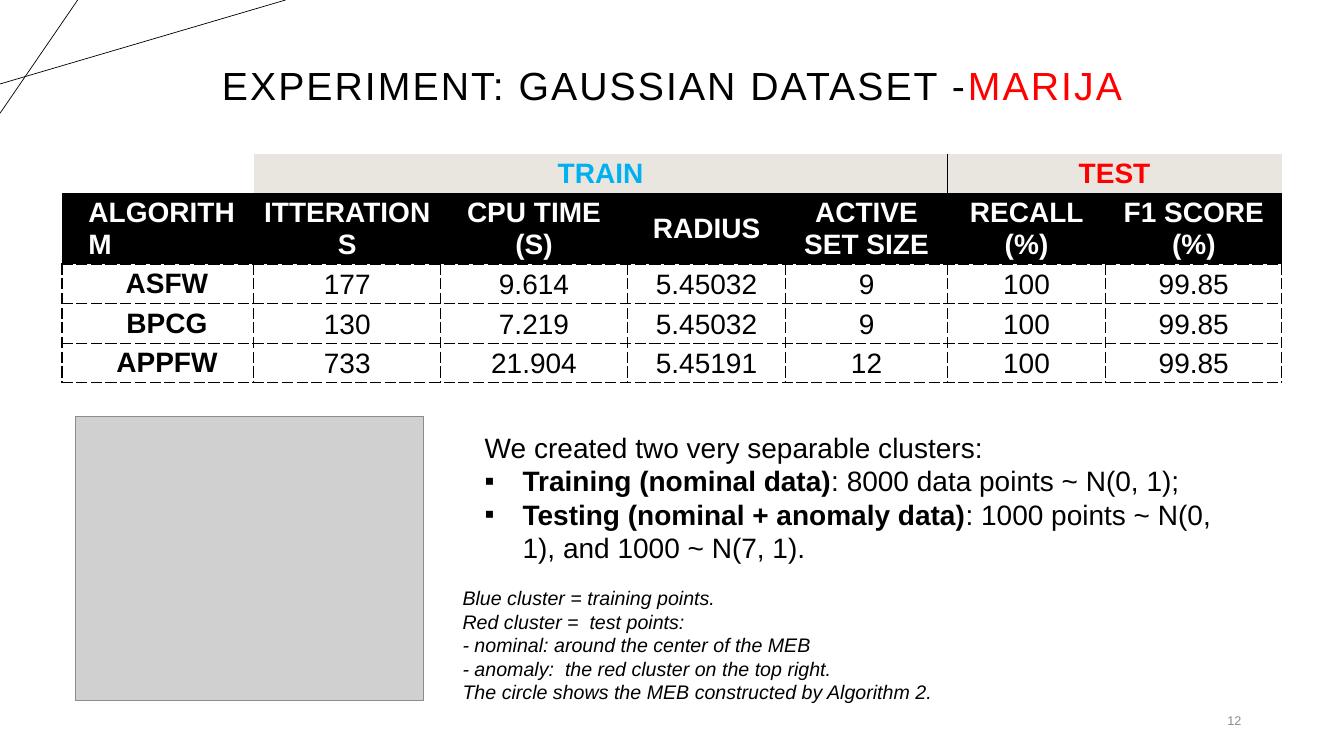
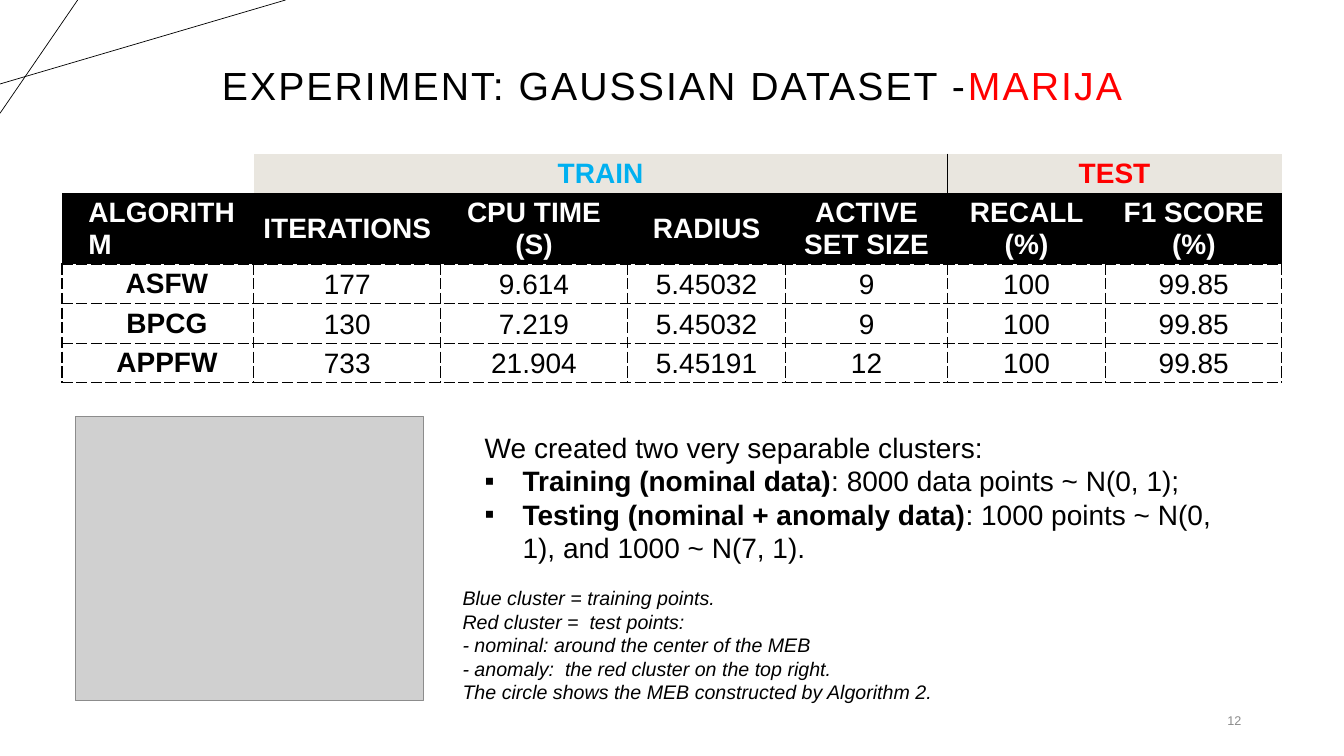
Before and after one commit to suleymanerim1/MEB_FrankWolfe_Optimization, a slide deck: slide 12 of Theory/Minimum Enclosing Ball for FW_Updated.pptx. Drawn at 1344x756 pixels with LibreOffice and Linux fonts; fonts in the diff are those of the drawing; grey boxes stand for pictures. Boxes give left, top, right and bottom in pixels: in the first picture for what was removed or moved away, otherwise in the second. Text is boxed around its words. In the diff, an @@ line names an element or a change of style, - is before the commit and + after.

```diff
--- a/Theory/Minimum Enclosing Ball for FW_Updated.pptx
+++ b/Theory/Minimum Enclosing Ball for FW_Updated.pptx
@@ table at (x1=62, y1=153, x2=1280, y2=397) @@
-row 2, column 2: ITTERATIONS
+row 2, column 2: ITERATIONS
```
Also in this commit, not shown: 6 other slides changed.
